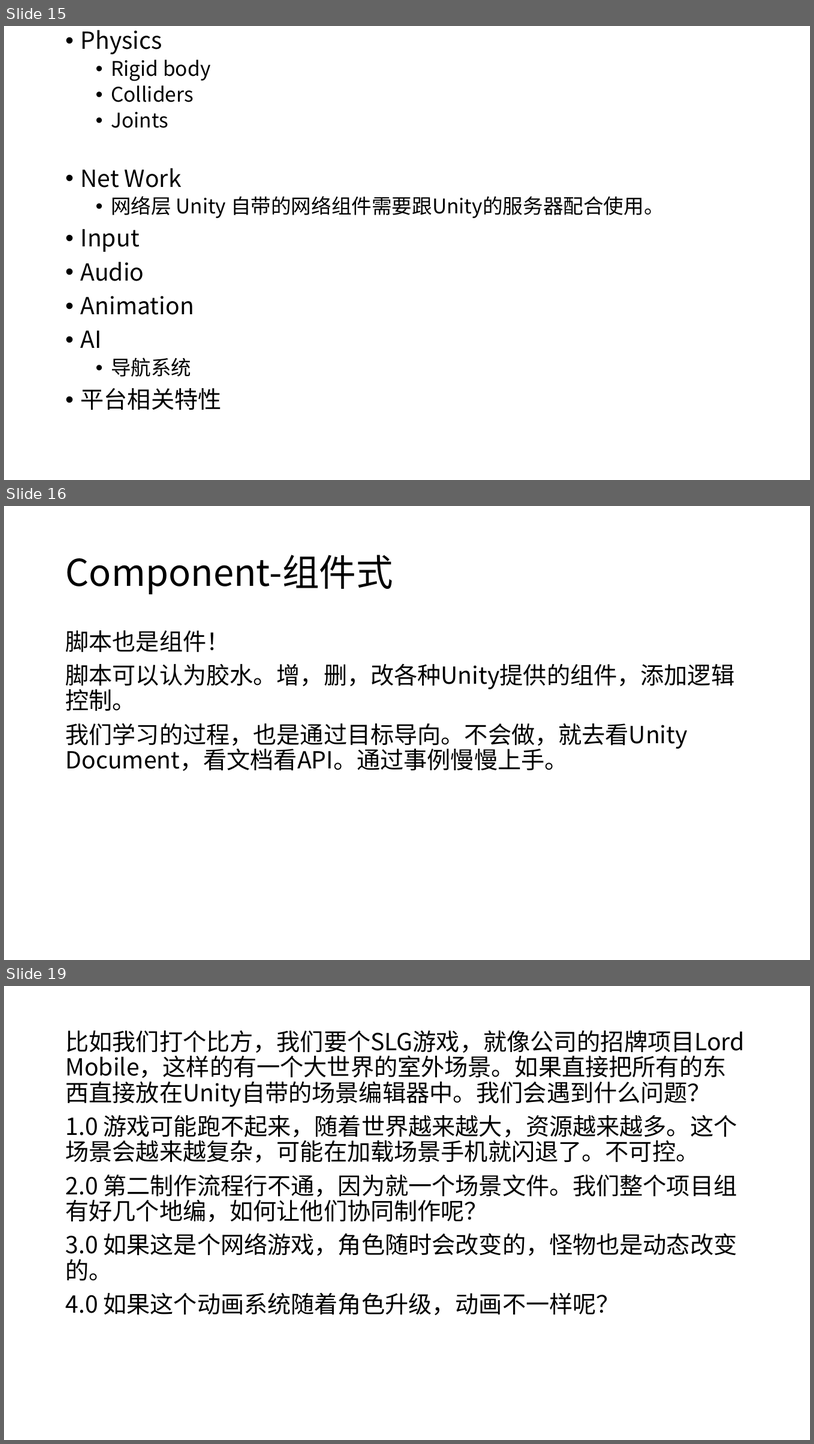
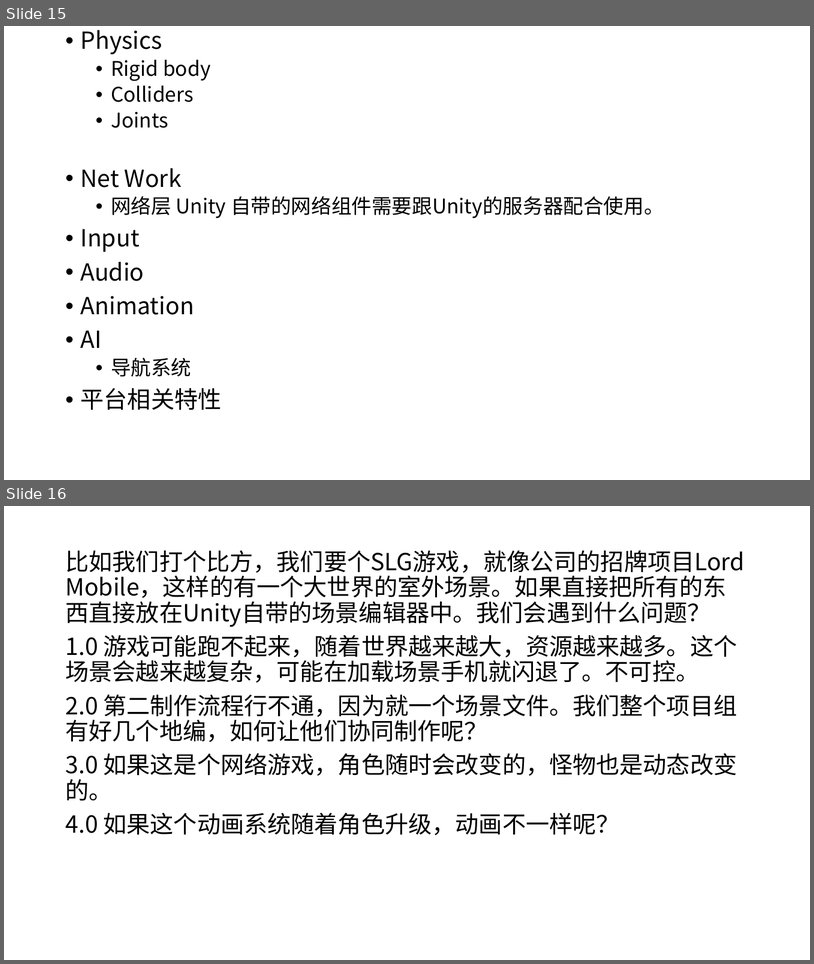
Before and after one commit to mshandle/GStar, a slide deck: Document/les1/les1PPT.pptx. Shown one above the other, each under a label of ours: slides 15, 16 and 19 before the commit, slides 15 and 16 after it; the slides between them are not shown. The pictures are 814x1444 and 814x964 pixels, drawn with LibreOffice and Linux fonts; fonts in the diff are those of the drawing. Boxes give left, top, right and bottom in pixels: in the first picture for what was removed or moved away, otherwise in the second. Text is boxed around its words. In the diff, an @@ line names an element or a change of style, - is before the commit and + after.

```diff
--- a/Document/les1/les1PPT.pptx
+++ b/Document/les1/les1PPT.pptx
@@ slide 16 removed at [4, 506, 810, 960], background #FFFFFF @@
@@ title removed at [65, 555, 393, 594] @@
-Component-组件式
@@ text removed at [65, 630, 735, 771] @@
-脚本也是组件！
-脚本可以认为胶水。增，删，改各种Unity提供的组件，添加逻辑控制。
-我们学习的过程，也是通过目标导向。不会做，就去看Unity Document，看文档看API。通过事例慢慢上手。
@@ what was slide 19 is now slide 16 @@
```
Also in this commit, not shown: 1 slide changed, 2 slides added, 4 other slides removed, 5 other files.
